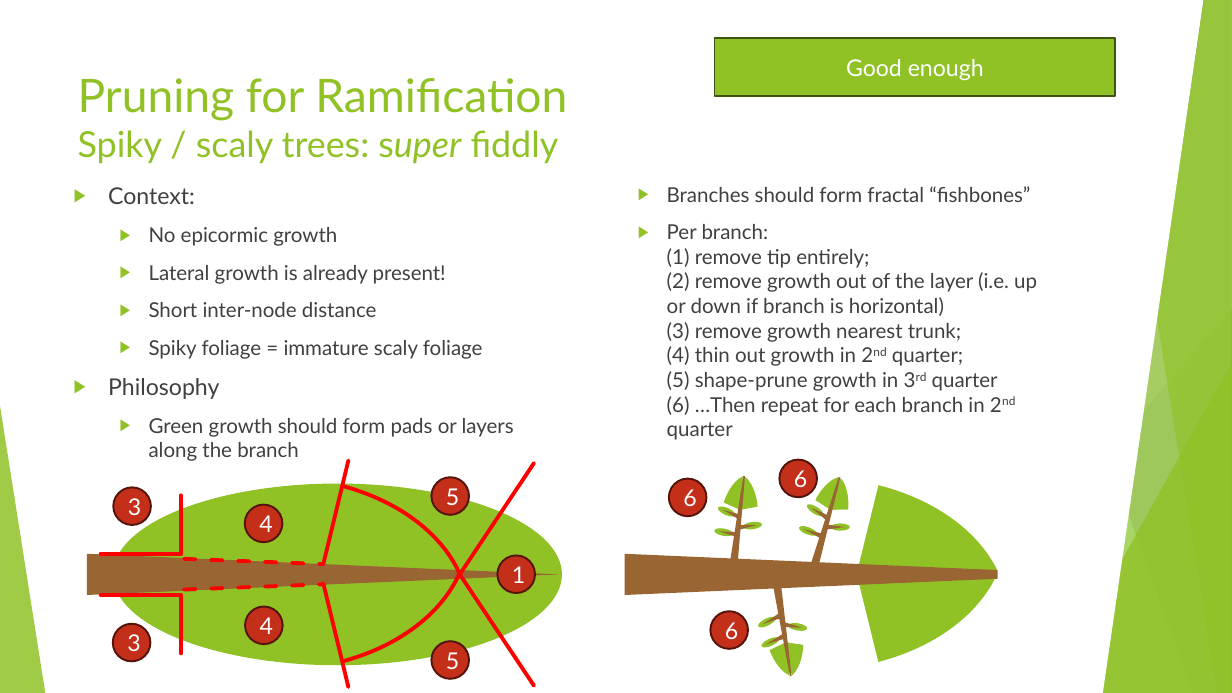
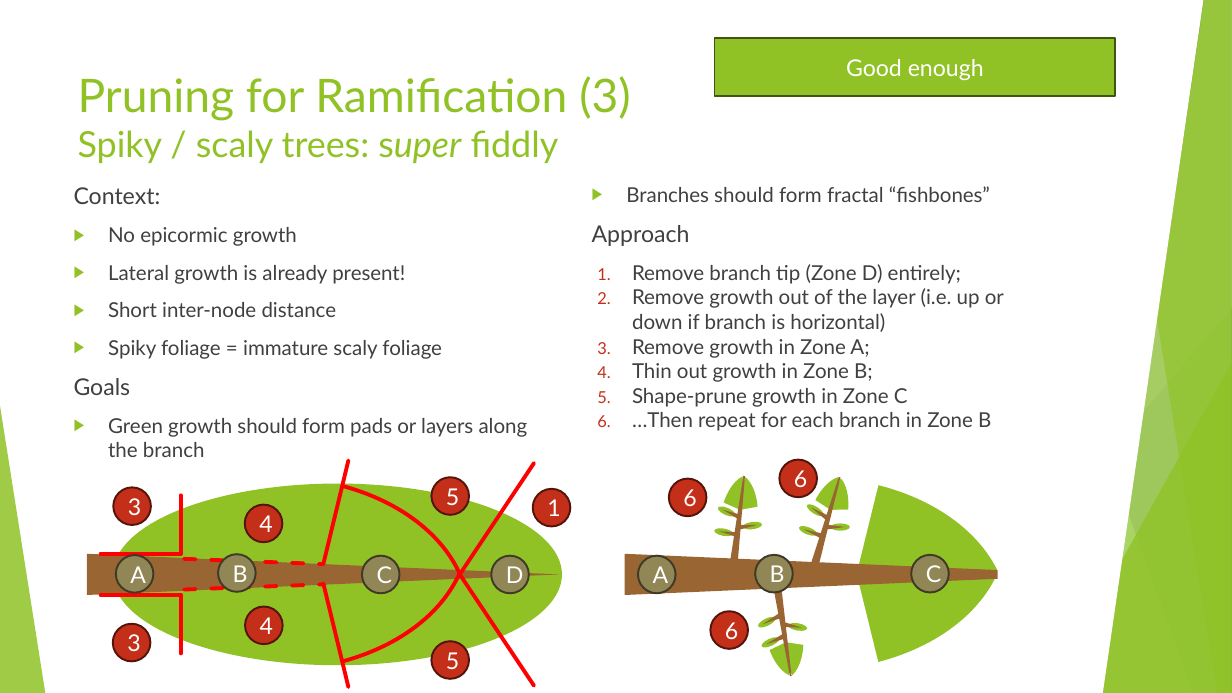
Before and after one commit to AlexLabram/Bonsai, a slide deck: slide 25 of Courseware/Bonsai On A Budget (running).pptx. Drawn at 1232x693 pixels with LibreOffice and Linux fonts; fonts in the diff are those of the drawing. Boxes give left, top, right and bottom in pixels: in the first picture for what was removed or moved away, otherwise in the second. Text is boxed around its words. In the diff, an @@ line names an element or a change of style, - is before the commit and + after.

Commit message:
Standardised pruning/wiring sections: (Context,) Goals, Approach

```diff
--- a/Courseware/Bonsai On A Budget (running).pptx
+++ b/Courseware/Bonsai On A Budget (running).pptx
@@ title at <box>78,76,630,163</box>: text changed @@
-Pruning for Ramification
-Spiky / scaly trees: super fiddly
+Pruning for Ramification (3)
+Spiky / scaly trees: super fiddly
@@ text at <box>74,187,528,457</box>: bullet ▶ to none; list level 2 to 1 in "No epicormic growth"; list level 2 to 1 in "Lateral growth is already present!"; list level 2 to 1 in "Short inter-node distance"; list level 2 to 1 in "Spiky foliage = immature scaly ..."; indent changed @@
@@ text at <box>626,186,990,202</box>: list level 2 to 1 in "Branches should form fractal “fishbones”" @@
@@ text at <box>592,225,1004,431</box>: text changed @@
-  ▶ Per branch:
-    (1) remove tip entirely;
-    (2) remove growth out of the layer (i.e. up or down if branch is horizontal)
-    (3) remove growth nearest trunk;
-    (4) thin out growth in 2nd quarter;
-    (5) shape-prune growth in 3rd quarter
-    (6) …Then repeat for each branch in 2nd quarter
+Approach
+1. Remove branch tip (Zone D) entirely;
+2. Remove growth out of the layer (i.e. up or down if branch is horizontal)
+3. Remove growth in Zone A;
+4. Thin out growth in Zone B;
+5. Shape-prune growth in Zone C
+6. …Then repeat for each branch in Zone B
@@ text at <box>74,378,131,395</box>: text changed @@
-▶ Philosophy
+Goals
@@ ellipse "1": place and size @@
-ellipse "1" at <box>497,555,535,593</box>
+ellipse "1" at <box>533,489,571,527</box>
@@ group added at <box>116,555,530,593</box>: 4 ellipses @@
+A
+B
+C
+D
@@ ellipse added at <box>638,555,676,593</box>, fill #918655, outline #403B25 1.5 pt, 18 pt, text #FFFFFF @@
+A
@@ ellipse added at <box>755,555,793,592</box>, fill #918655, outline #403B25 1.5 pt, 18 pt, text #FFFFFF @@
+B
@@ ellipse added at <box>911,555,949,592</box>, fill #918655, outline #403B25 1.5 pt, 18 pt, text #FFFFFF @@
+C
```
Also in this commit, not shown: 7 other slides changed.
